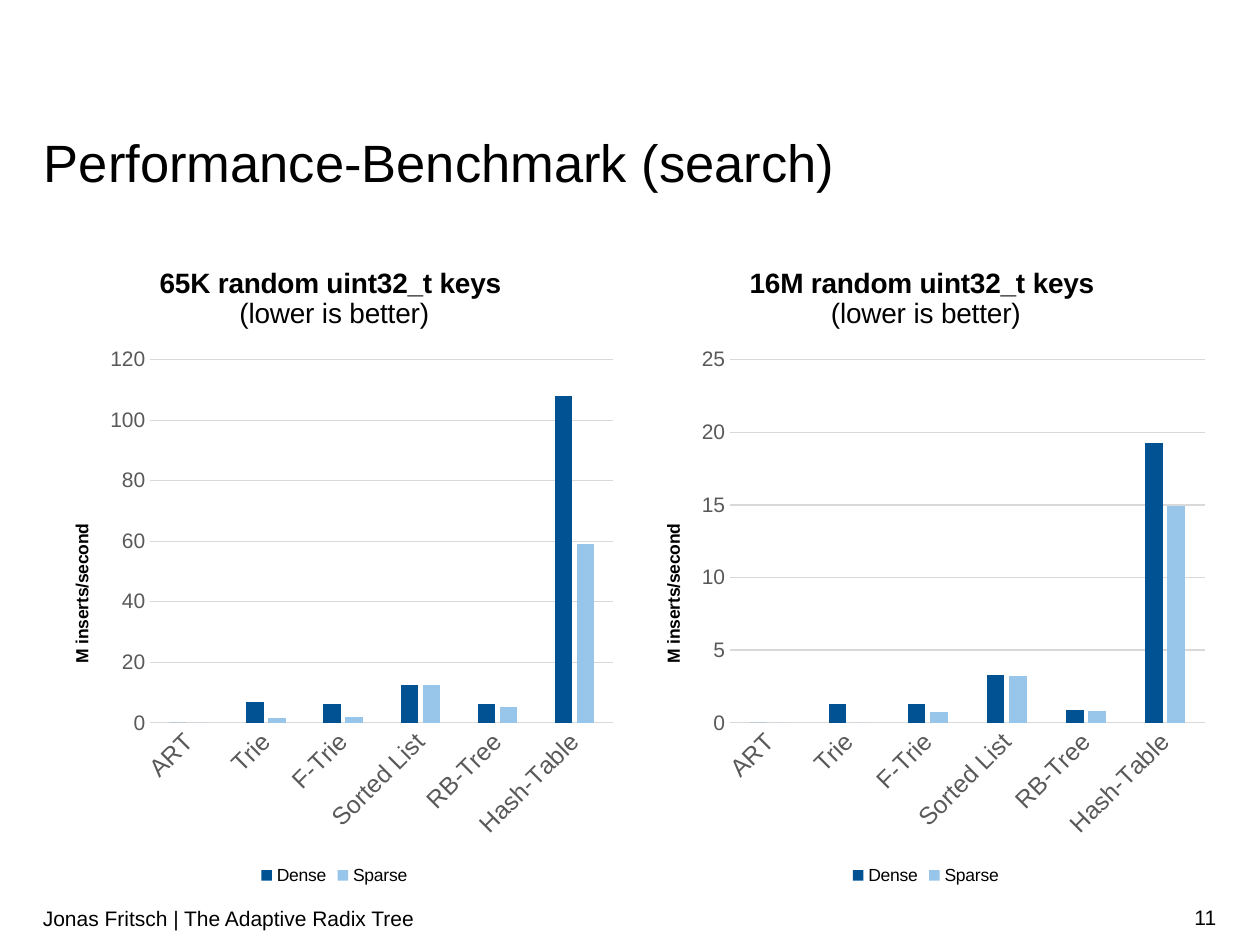
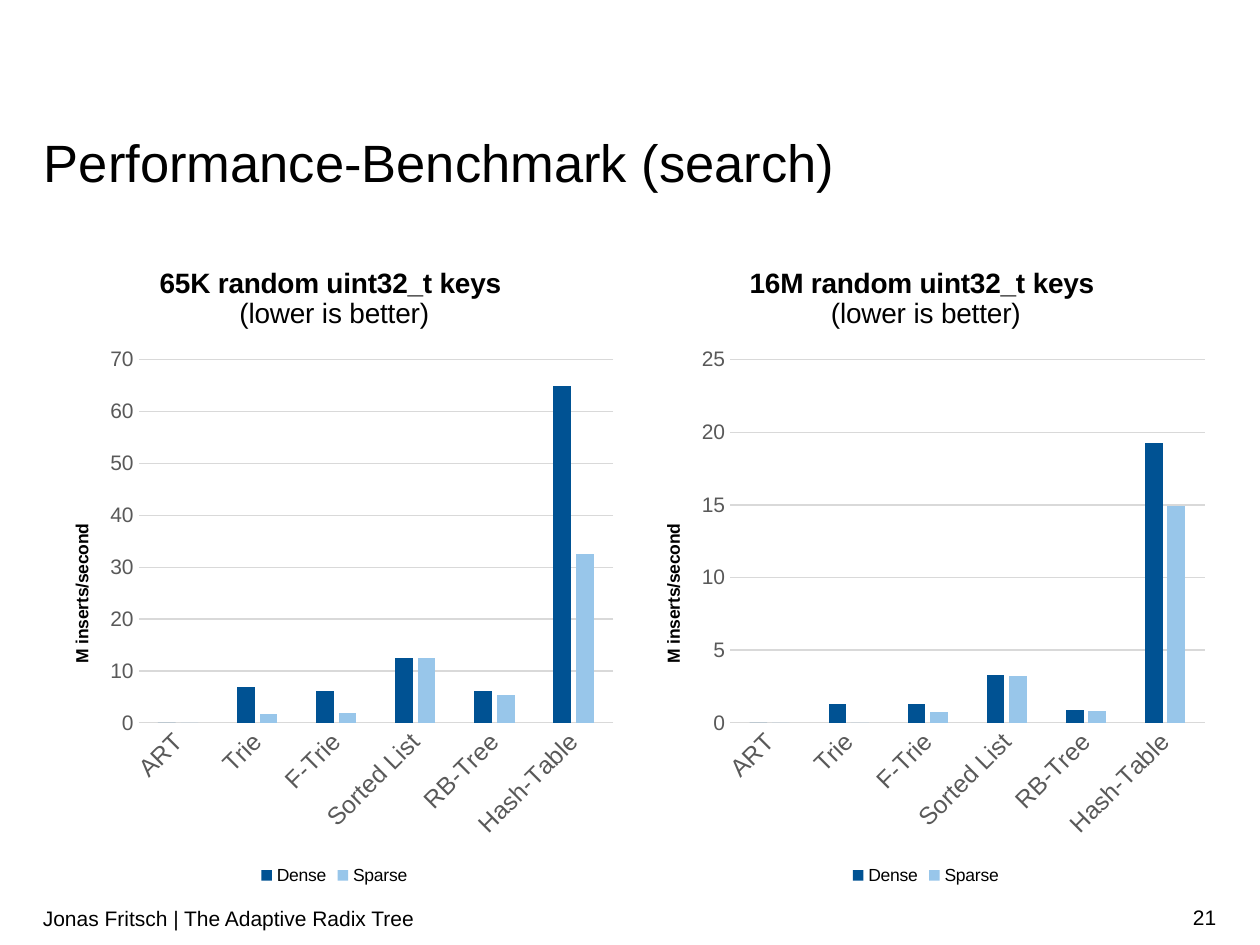
Before and after one commit to atalantus/The-Adaptive-Radix-Tree, a slide deck: slide 21 of Presentation/The Adaptive Radix Tree.pptx (slide 11 before the commit). Drawn at 1260x945 pixels with LibreOffice and Linux fonts; fonts in the diff are those of the drawing; background and template pictures are left out. Boxes give left, top, right and bottom in pixels: in the first picture for what was removed or moved away, otherwise in the second. Text is boxed around its words. In the diff, an @@ line names an element or a change of style, - is before the commit and + after.

```diff
--- a/Presentation/The Adaptive Radix Tree.pptx
+++ b/Presentation/The Adaptive Radix Tree.pptx
@@ column chart at (44, 243, 625, 891) @@
@@ Dense, Hash-Table: 108 to 65 @@
@@ Sparse, Hash-Table: 59 to 32 @@
@@ page number at (1193, 910, 1216, 925): text changed @@
-11
+21
```
Also in this commit, not shown: 5 other slides changed, 18 slides added, 1 slide removed, 13 other files.
